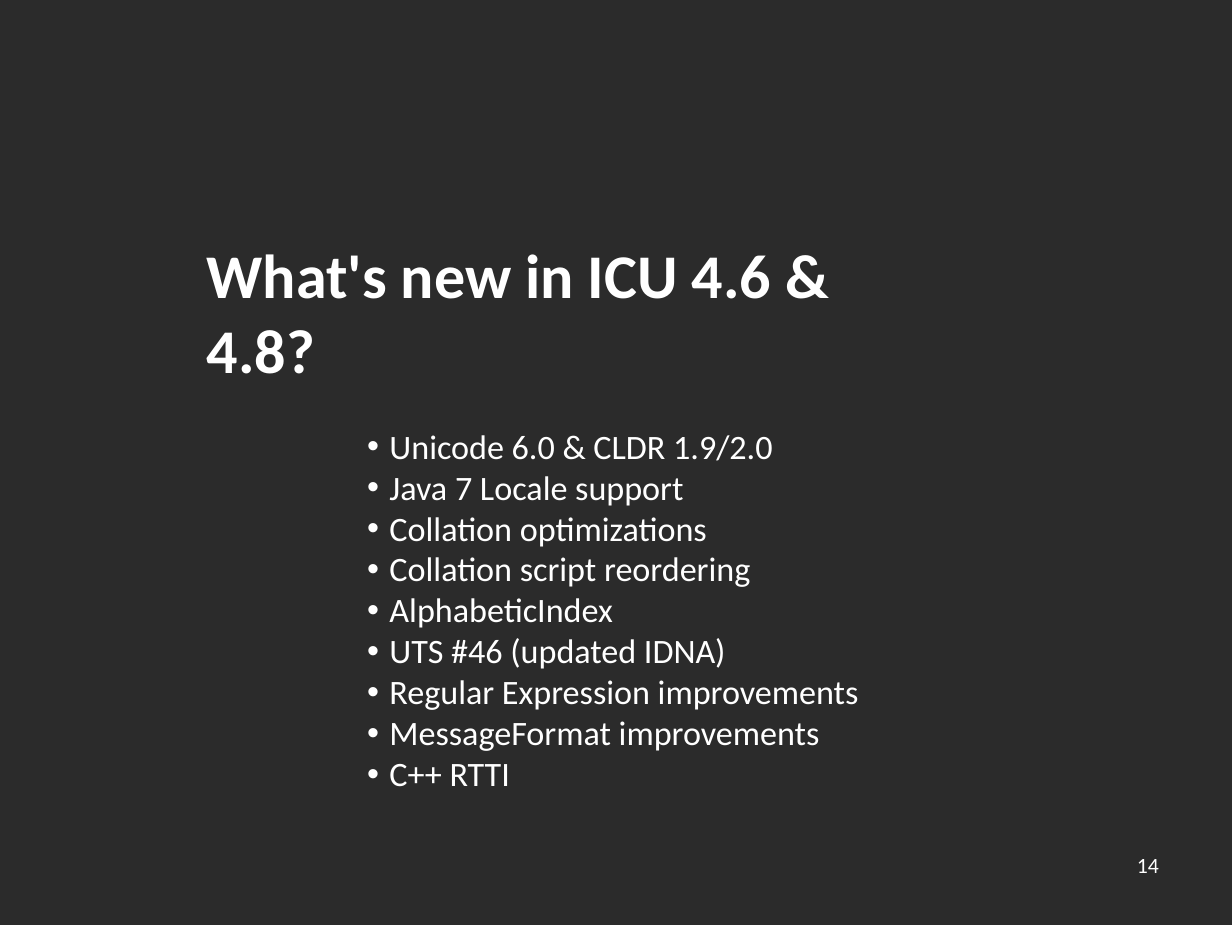
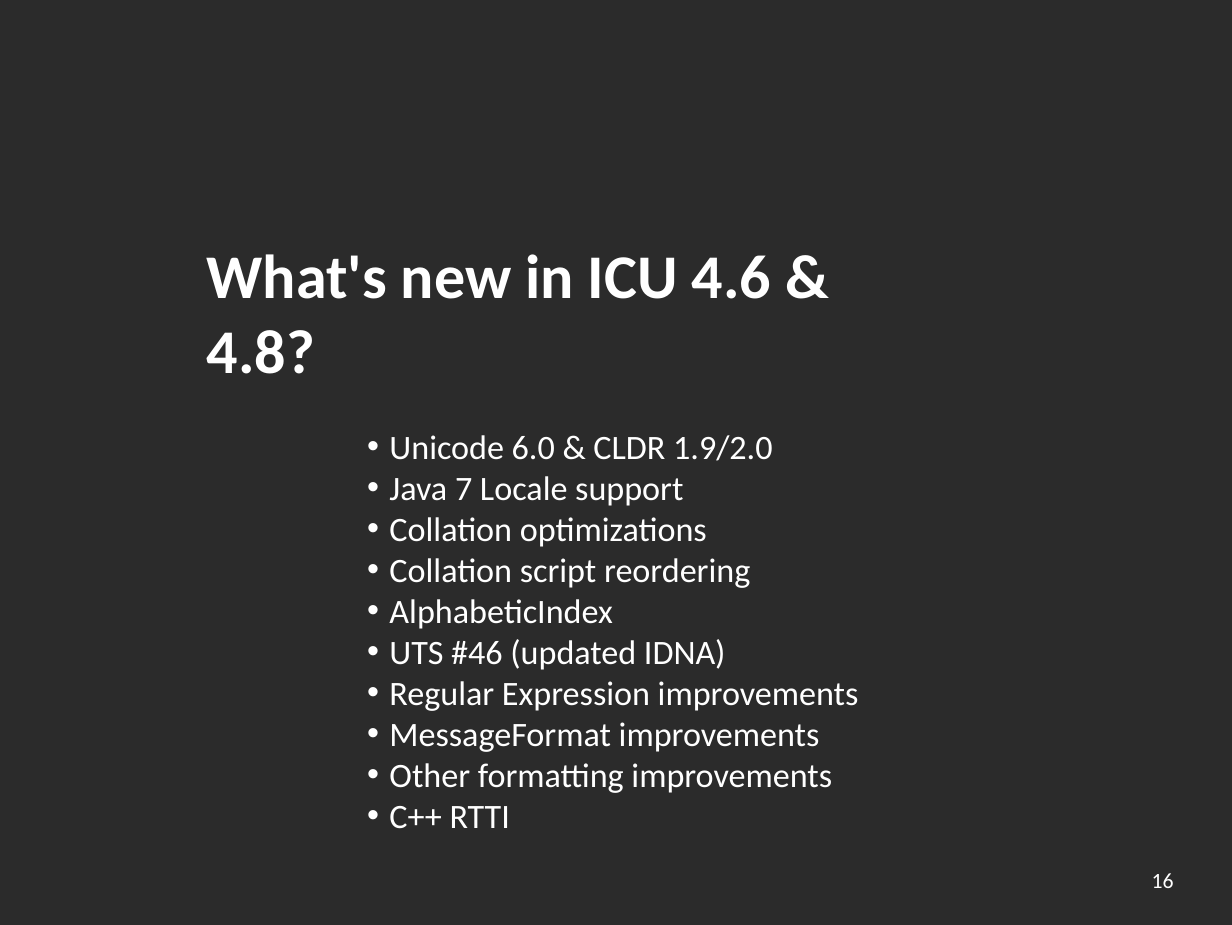
Before and after one commit to unicode-org/icu-docs, a slide deck: slide 16 of docs/pres/icu_overview.odp (slide 14 before the commit). Drawn at 1232x925 pixels with LibreOffice and Linux fonts; fonts in the diff are those of the drawing; background and template pictures are left out; a plain dark background stands for a picture behind light text. Boxes give left, top, right and bottom in pixels: in the first picture for what was removed or moved away, otherwise in the second. Text is boxed around its words. In the diff, an @@ line names an element or a change of style, - is before the commit and + after.

```diff
--- a/docs/pres/icu_overview.odp
+++ b/docs/pres/icu_overview.odp
@@ text at [389,763,832,793]: paragraph added @@
+• Other formatting improvements
@@ page number removed at [1137,859,1159,873] @@
-14
@@ page number added at [1152,873,1174,888], 14 pt, text #FFFFFF @@
+16
```
Also in this commit, not shown: 26 other slides changed, 7 slides added, 1 other file.
